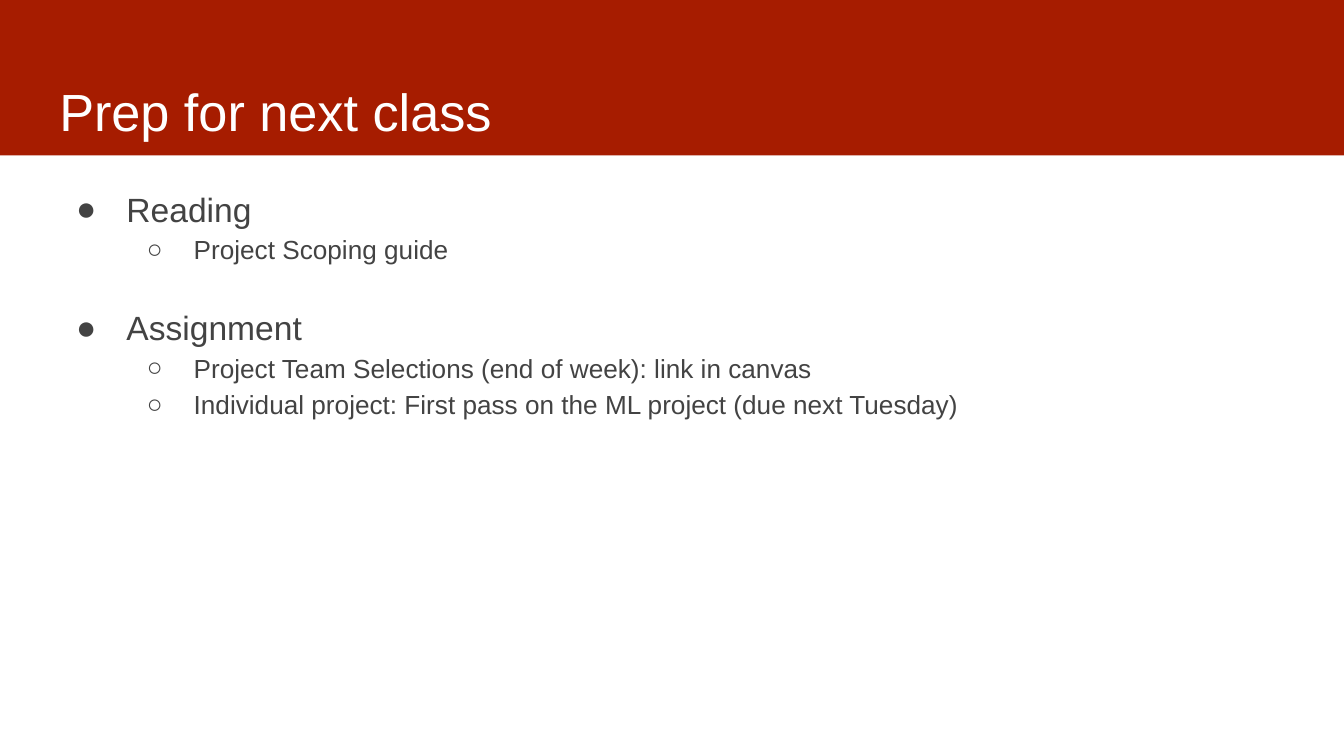
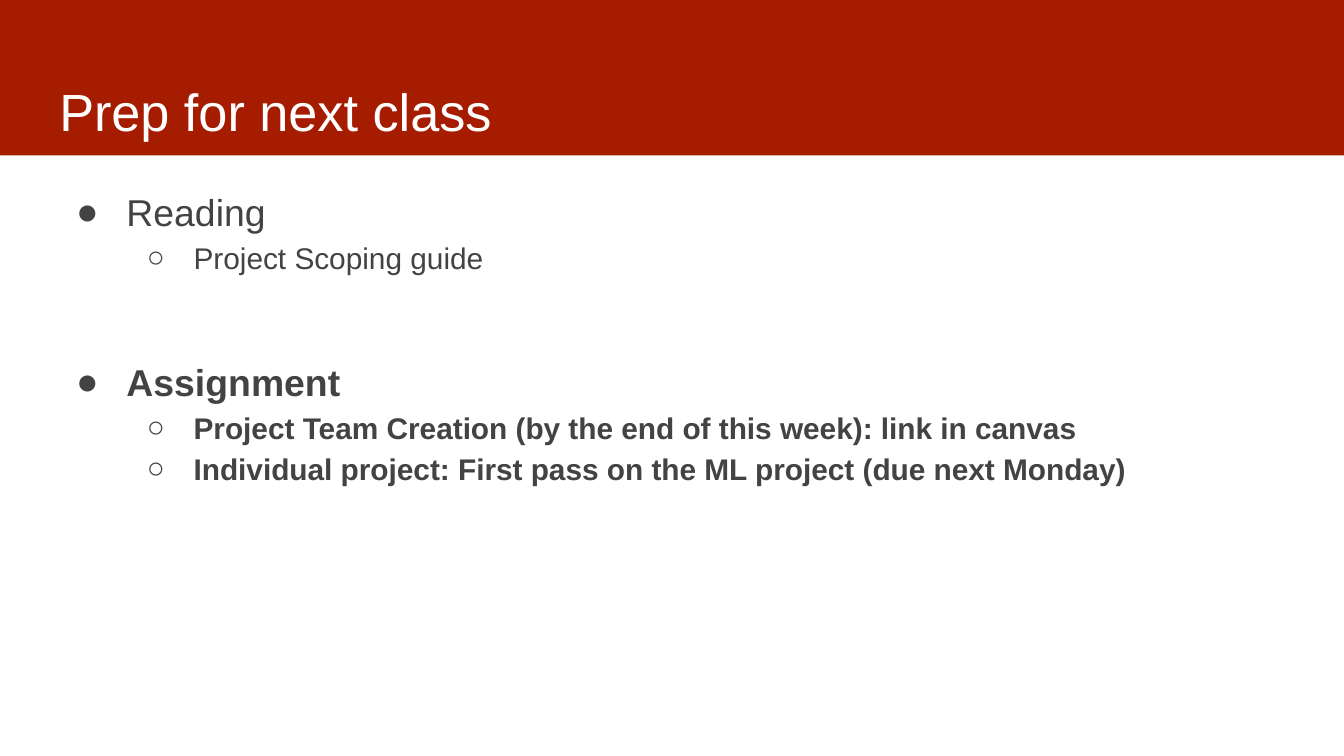
Before and after one commit to dssg/MLinPractice, a slide deck: slide 17 of Lectures/Lecture1-ClassOverview.pptx. Drawn at 1344x756 pixels with LibreOffice and Linux fonts; fonts in the diff are those of the drawing. Boxes give left, top, right and bottom in pixels: in the first picture for what was removed or moved away, otherwise in the second. Text is boxed around its words. In the diff, an @@ line names an element or a change of style, - is before the commit and + after.

Commit message:
updated

```diff
--- a/Lectures/Lecture1-ClassOverview.pptx
+++ b/Lectures/Lecture1-ClassOverview.pptx
@@ text at (126, 199, 483, 404): size 18 to 20 pt in "Reading", "Assignment"; size 14 to 16 pt in "Project Scoping guide"; bold on in "Assignment" @@
@@ text at (194, 417, 1125, 486): text changed; size 14 to 16 pt; bold on @@
-  ○ Project Team Selections (end of week): link in canvas
-  ○ Individual project: First pass on the ML project (due next Tuesday)
+  ○ Project Team Creation (by the end of this week): link in canvas
+  ○ Individual project: First pass on the ML project (due next Monday)
```
Also in this commit, not shown: 7 other slides changed.
